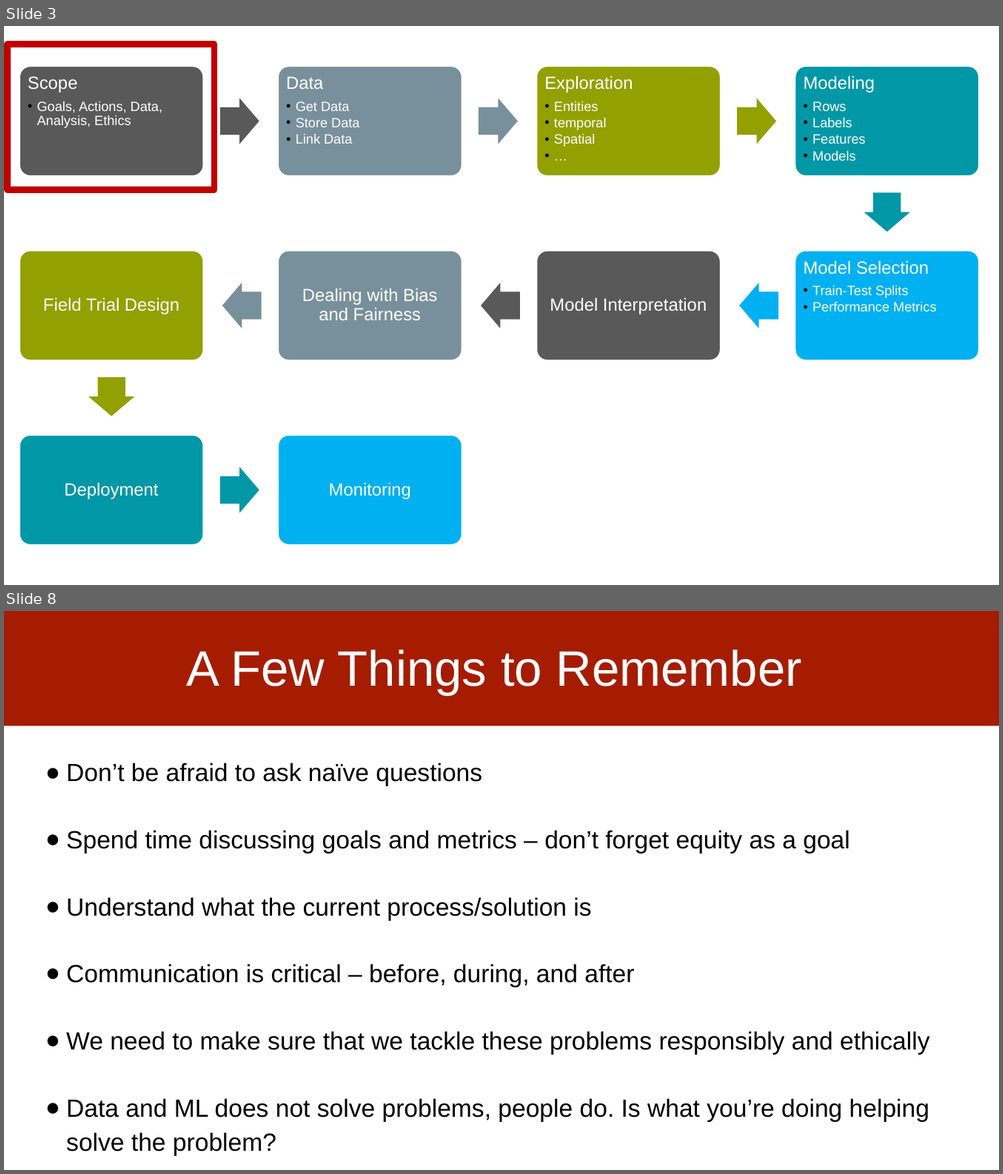
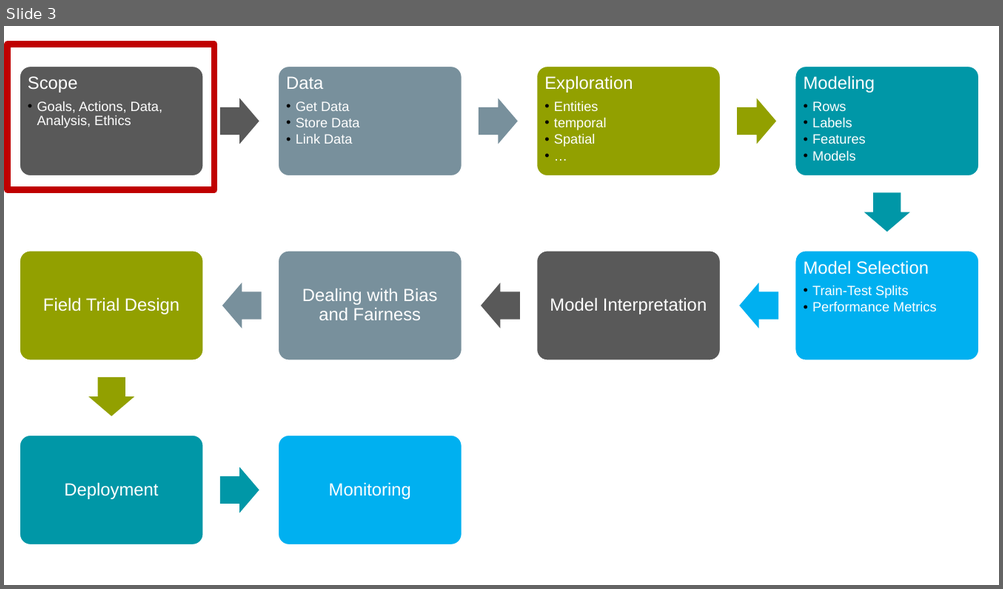
Before and after one commit to dssg/MLinPractice, a slide deck: Lectures/Lecture3-Data.pptx. Shown one above the other, each under a label of ours: slides 3 and 8 before the commit, slide 3 after it; the slides between them are not shown. The pictures are 1003x1174 and 1003x589 pixels, drawn with LibreOffice and Linux fonts; fonts in the diff are those of the drawing. Boxes give left, top, right and bottom in pixels: in the first picture for what was removed or moved away, otherwise in the second. Text is boxed around its words. In the diff, an @@ line names an element or a change of style, - is before the commit and + after.

```diff
--- a/Lectures/Lecture3-Data.pptx
+++ b/Lectures/Lecture3-Data.pptx
@@ slide 8 removed at bbox=[4, 611, 999, 1170], background #FFFFFF @@
@@ rectangle removed at bbox=[4, 611, 999, 726] @@
@@ title removed at bbox=[187, 649, 802, 695] @@
-A Few Things to Remember
@@ text removed at bbox=[66, 763, 929, 1122] @@
-● Don’t be afraid to ask naïve questions
-● Spend time discussing goals and metrics – don’t forget equity as a goal
-● Understand what the current process/solution is
-● Communication is critical – before, during, and after
-● We need to make sure that we tackle these problems responsibly and ethically
-● Data and ML does not solve problems, people do. Is what you’re doing helping solve the problem?
```
Also in this commit, not shown: 4 other slides removed.
